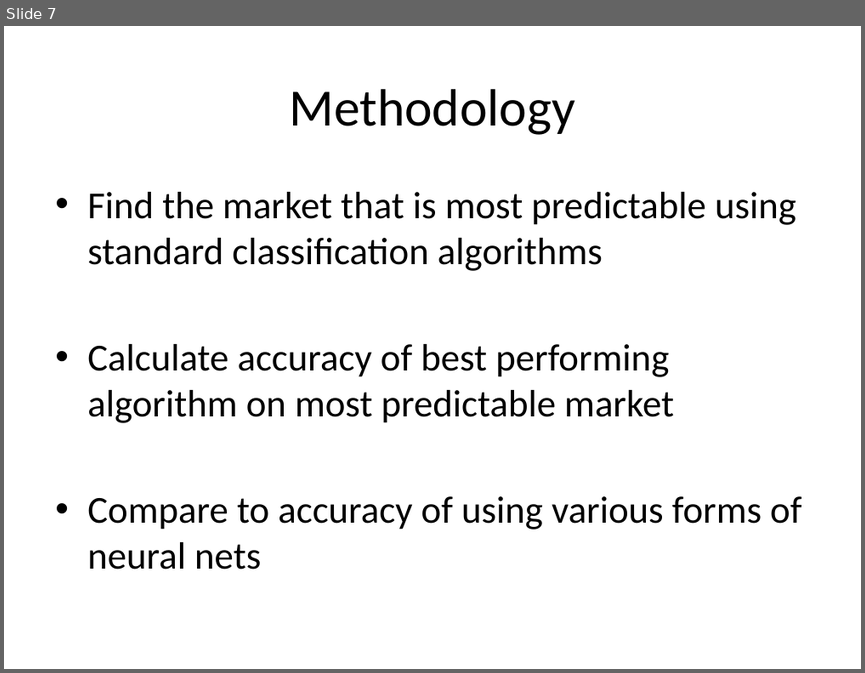
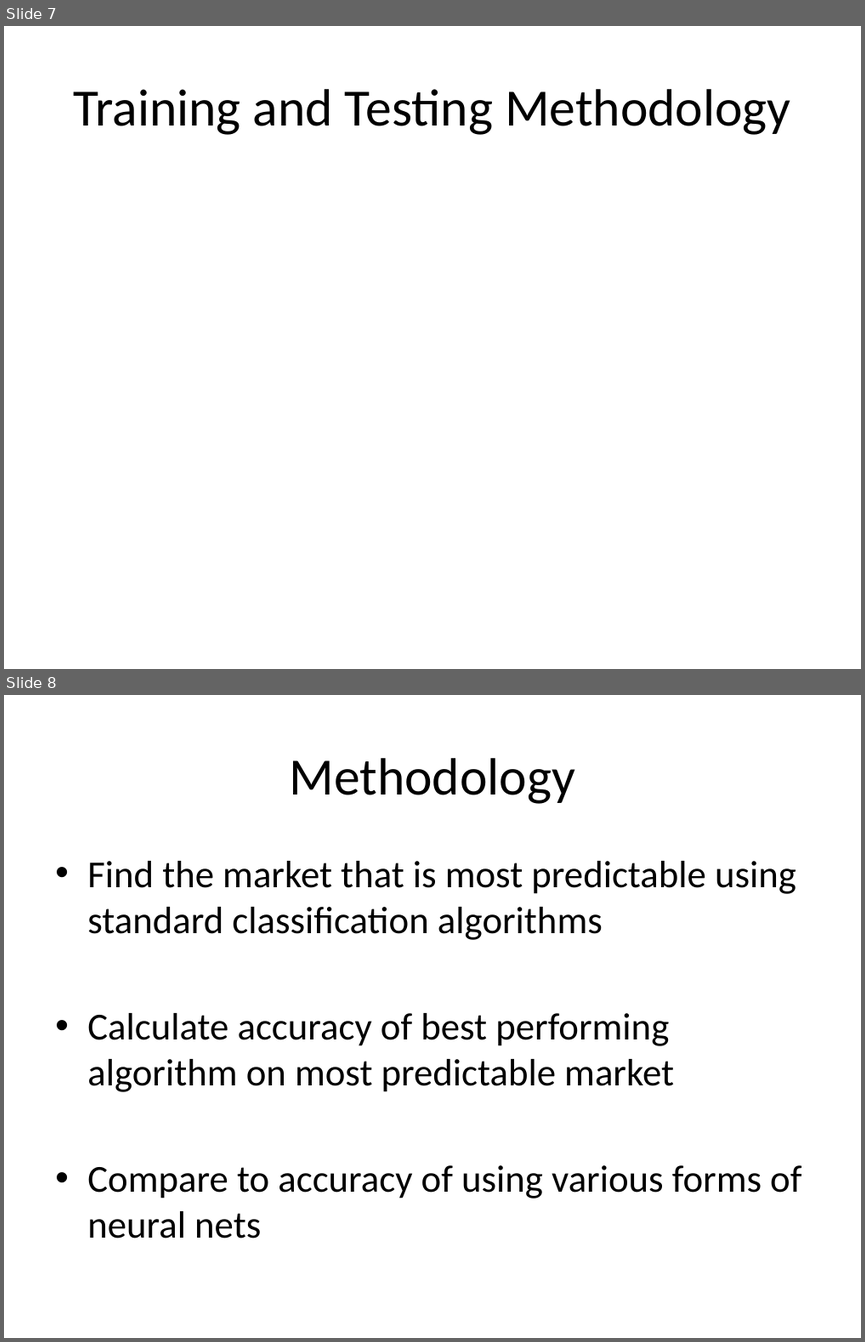
Before and after one commit to wilkung/Predicting_Markets_with_Neural_Nets, a slide deck: Kojack_Presentation.pptx. Shown one above the other, each under a label of ours: slide 7 before the commit, slides 7 and 8 after it. The pictures are 865x673 and 865x1342 pixels, drawn with LibreOffice and Linux fonts; fonts in the diff are those of the drawing; background and template pictures are left out. Boxes give left, top, right and bottom in pixels: in the first picture for what was removed or moved away, otherwise in the second. Text is boxed around its words. In the diff, an @@ line names an element or a change of style, - is before the commit and + after.

```diff
--- a/Kojack_Presentation.pptx
+++ b/Kojack_Presentation.pptx
@@ slide 7 added at (x1=4, y1=26, x2=861, y2=669), background picture (left out) @@
@@ title added at (x1=73, y1=89, x2=791, y2=135), 44 pt, text #000000 @@
+Training and Testing Methodology
@@ what was slide 7 is now slide 8 @@
```
Also in this commit, not shown: 9 slides changed, 5 other slides added, 5 slides removed, 10 other files.
